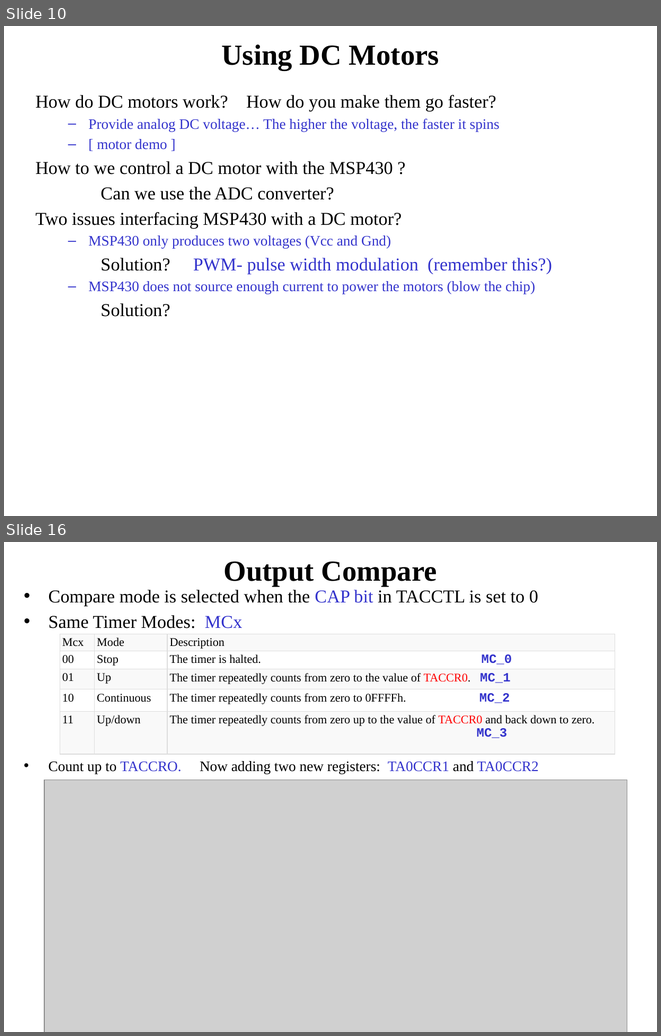
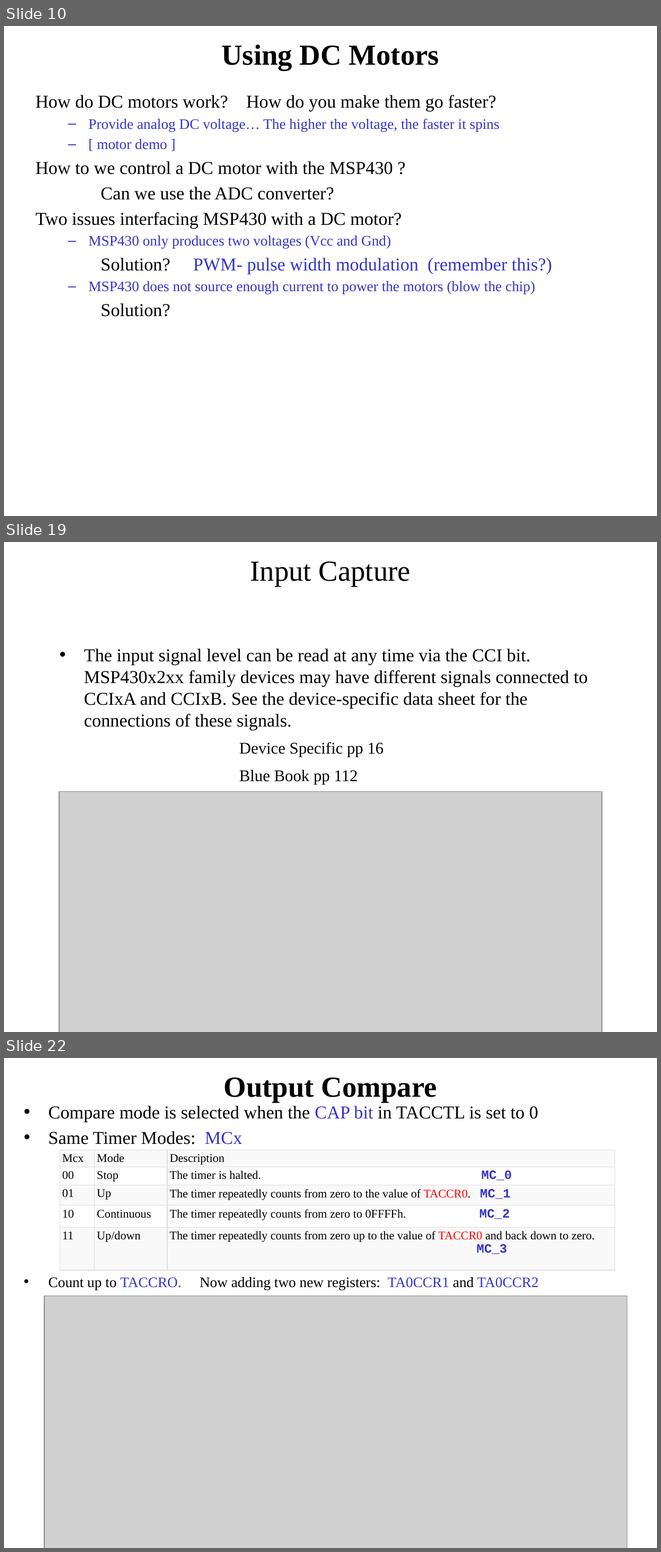
Before and after one commit to pw4rn3r/ECE382, a slide deck: notes/L31/Lsn32.pptx. Shown one above the other, each under a label of ours: slides 10 and 16 before the commit, slides 10, 19 and 22 after it; the slides between them are not shown. The pictures are 661x1036 and 661x1552 pixels, drawn with LibreOffice and Linux fonts; fonts in the diff are those of the drawing; grey boxes stand for pictures. Boxes give left, top, right and bottom in pixels: in the first picture for what was removed or moved away, otherwise in the second. Text is boxed around its words. In the diff, an @@ line names an element or a change of style, - is before the commit and + after.

```diff
--- a/notes/L31/Lsn32.pptx
+++ b/notes/L31/Lsn32.pptx
@@ slide 19 added at (4,542,657,1032), background #FFFFFF @@
@@ title added at (250,561,411,586), 32 pt, text #000000 @@
+Input Capture
@@ text added at (84,649,588,730), 20 pt, text #000000 @@
+• The input signal level can be read at any time via the CCI bit. MSP430x2xx family devices may have different signals connected to CCIxA and CCIxB. See the device-specific data sheet for the connections of these signals.
@@ rectangle added at (233,734,429,790), fill #FFFFFF, 18 pt, text #000000 @@
+Device Specific pp 16
+Blue Book pp 112
@@ picture added at (59,792,601,1032) @@
@@ what was slide 16 is now slide 22 @@
```
Also in this commit, not shown: 8 slides changed, 10 other slides added, 2 slides removed.
